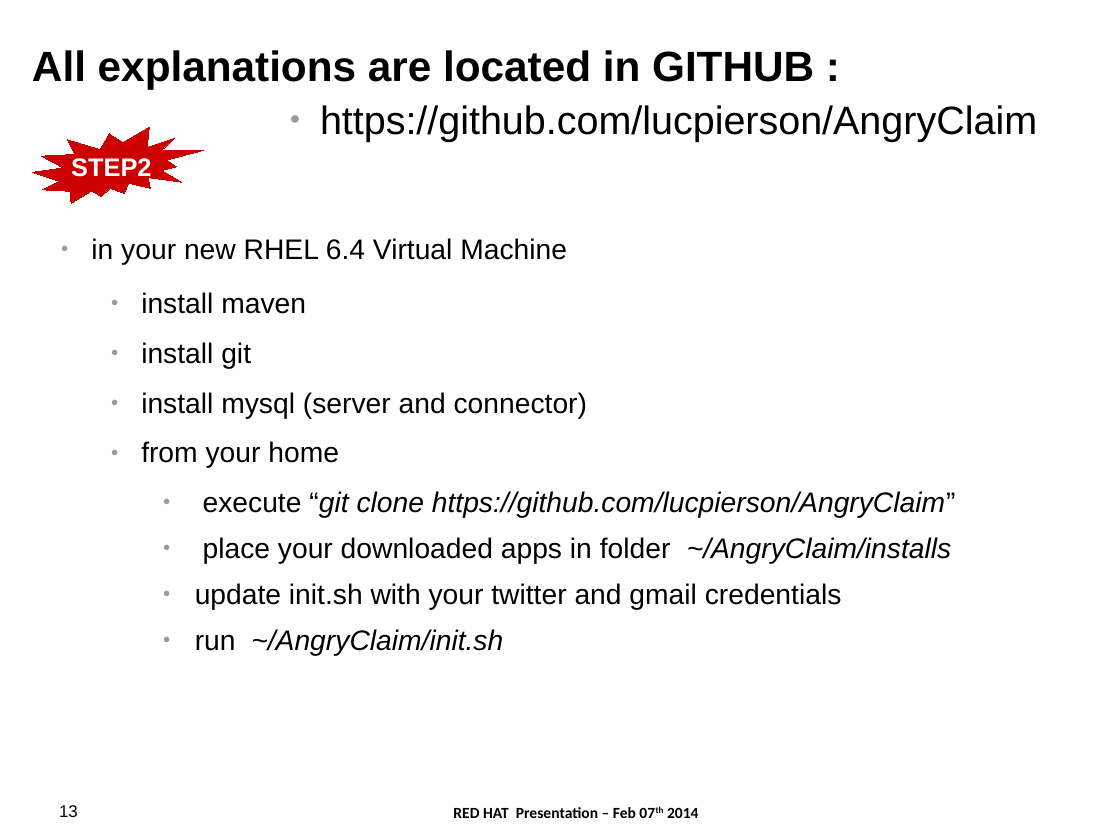
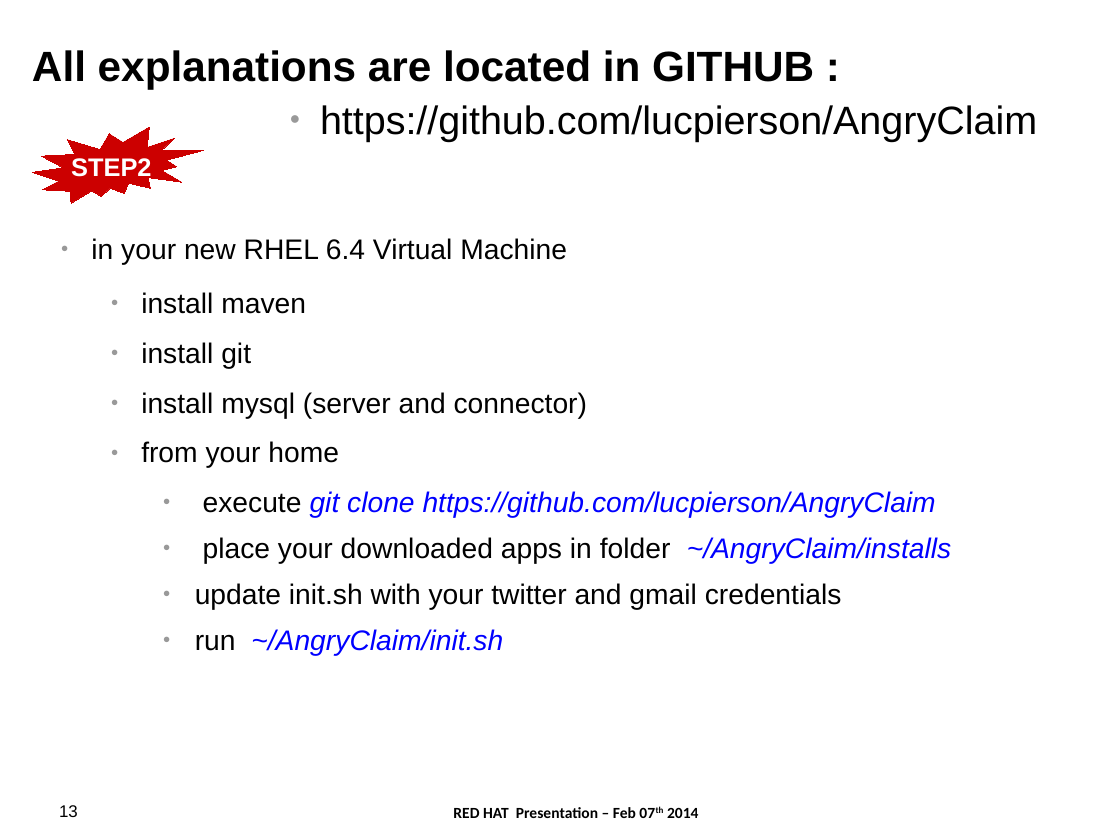
Before and after one commit to lucpierson/AngryClaim, a slide deck: slide 13 of 2014.02.07.JBossFSW.V2.odp. Drawn at 1120x840 pixels with LibreOffice and Linux fonts; fonts in the diff are those of the drawing; background and template pictures are left out. Boxes give left, top, right and bottom in pixels: in the first picture for what was removed or moved away, otherwise in the second. Text is boxed around its words. In the diff, an @@ line names an element or a change of style, - is before the commit and + after.

```diff
--- a/2014.02.07.JBossFSW.V2.odp
+++ b/2014.02.07.JBossFSW.V2.odp
@@ text at <box>203,491,936,518</box>: text changed; text colour #000000 to #0000FF @@
-    ● execute “git clone https://github.com/lucpierson/AngryClaim”
+    ● execute git clone https://github.com/lucpierson/AngryClaim
@@ text at <box>203,537,951,564</box>: text colour #000000 to #0000FF in "~/AngryClaim/installs", "~/AngryClaim/init.sh" @@
```
Also in this commit, not shown: 4 other slides changed, 1 other file.
